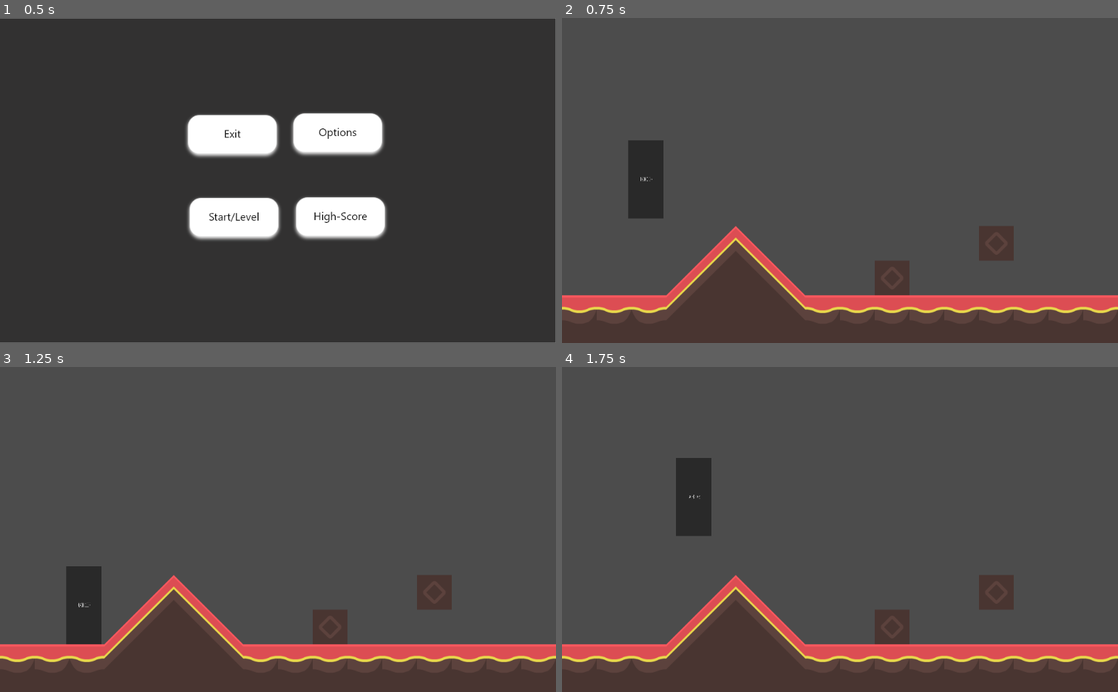
Above: before the commit, frames 1-4 (two rows, left to right).
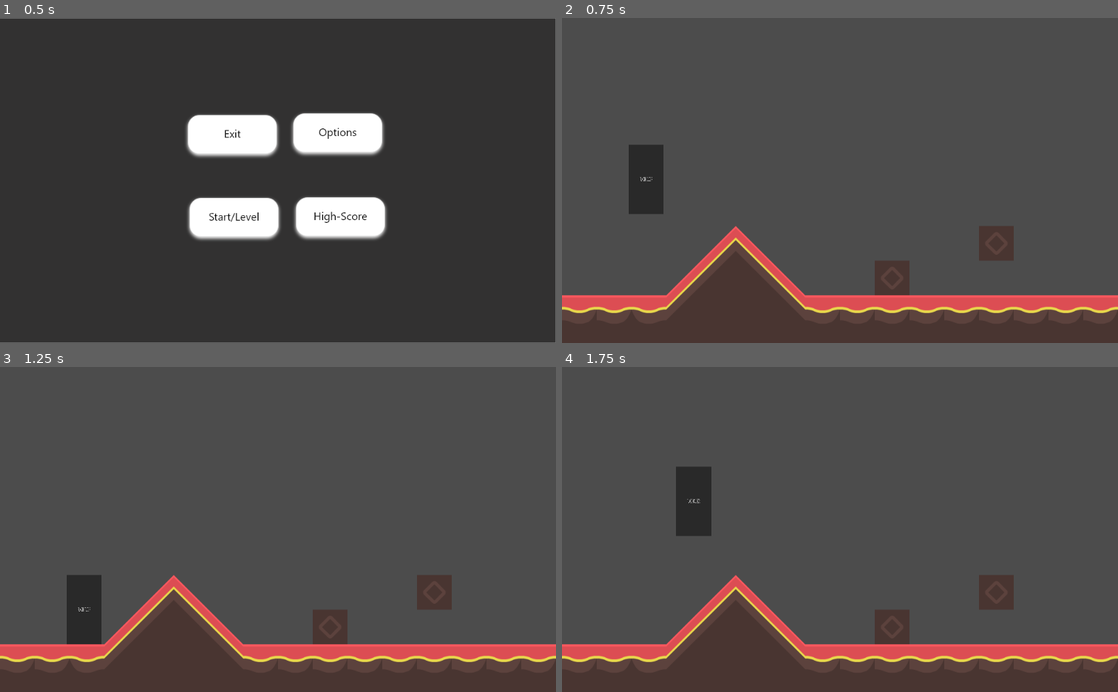
Above: after the commit, the same moments.

Repository: INF19IT2/2d-Jump-n-Run-SE
Game: Godot game, scene res://Scenes/MainScene/MainScene.tscn
The game is run twice, just before and just after one commit, with the same random seed, the same clock (stepped at 60 frames per second) and the same inputs.
Inputs (mouse positions are in pixels of both pictures, inside the frame that each line leads up to):
- Up to frame 1 (0.5 s): no input
- Up to frame 2 (0.75 s): click (795, 219) at 0.5 s
- Up to frame 3 (1.25 s): no input
- Up to frame 4 (1.75 s): hold D (move_right) from 1.28 s (still down); tap W (move_up) at 1.35, 1.52 s

Frame 1 is identical in both runs. In frame 2, 0.2% of the frame differs, in the area x 11-19%, y 37-62%; in frame 3, 0.2%, in the area x 11-19%, y 61-86%; in frame 4, 0.2%.

Commit message:
Added Ducking function

Diff:
--- a/2d-Jump-n-Run-SE/Scenes/Objects/Player.tscn
+++ b/2d-Jump-n-Run-SE/Scenes/Objects/Player.tscn
@@ -1,17 +1,33 @@
-[gd_scene load_steps=4 format=2]
+[gd_scene load_steps=5 format=2]
 
 [ext_resource path="res://placeholder.png" type="Texture" id=1]
 [ext_resource path="res://Scripts/Player_Modell/Player_Script.gd" type="Script" id=2]
 
 [sub_resource type="RectangleShape2D" id=1]
-extents = Vector2( 32.5065, 71.9971 )
+extents = Vector2( 32.5065, 64 )
+
+[sub_resource type="RectangleShape2D" id=2]
+extents = Vector2( 32.5108, 32 )
 
 [node name="Player" type="KinematicBody2D"]
 script = ExtResource( 2 )
 
 [node name="Sprite" type="Sprite" parent="."]
-scale = Vector2( 0.0541667, 0.16 )
+position = Vector2( 0, 1.90735e-06 )
+scale = Vector2( 0.054, 0.142222 )
+texture = ExtResource( 1 )
+
+[node name="Sprite2" type="Sprite" parent="."]
+visible = false
+position = Vector2( 0, 32 )
+scale = Vector2( 0.054, 0.071 )
 texture = ExtResource( 1 )
 
 [node name="CollisionShape2D" type="CollisionShape2D" parent="."]
 shape = SubResource( 1 )
+
+[node name="Ducking_CollisionShape2D" type="CollisionShape2D" parent="."]
+position = Vector2( 0, 32 )
+scale = Vector2( 1, 0.99 )
+shape = SubResource( 2 )
+disabled = true
--- a/2d-Jump-n-Run-SE/Scripts/Player_Modell/Player_Script.gd
+++ b/2d-Jump-n-Run-SE/Scripts/Player_Modell/Player_Script.gd
@@ -4,6 +4,13 @@
 var speed : int = 200
 var jumpForce : int = 500
 var gravity : int = 800
+var ducking_height: int = 0
+var is_ducked: bool = false
+onready var standing_collision = $CollisionShape2D
+onready var crouching_collision = $Ducking_CollisionShape2D
+onready var player_standing = $Sprite
+onready var player_ducked = $Sprite2
+
 
 var velocity = Vector2()
 
@@ -21,8 +28,24 @@
 	velocity.y += gravity * delta
 
 	#define Jumping
-	if Input.is_action_just_pressed("move_up") and is_on_floor():
+	if Input.is_action_just_pressed("move_up") and is_on_floor() and !is_ducked:
 		velocity.y -= jumpForce
+
+	#var player_pos = player.get_position_in_parent()
+	if Input.is_action_pressed("move_down") and is_on_floor():
+		standing_collision.disabled = true
+		crouching_collision.disabled = false
+		player_standing.visible = false
+		player_ducked.visible = true
+		is_ducked=true
+
+	if !Input.is_action_pressed("move_down"):
+		standing_collision.disabled = false
+		crouching_collision.disabled = true
+		is_ducked = false
+		player_standing.visible = true
+		player_ducked.visible = false
+		#player -= 48
 
 	#Applying Velocity
 		#Vector2.UP -> Ground is facing up
